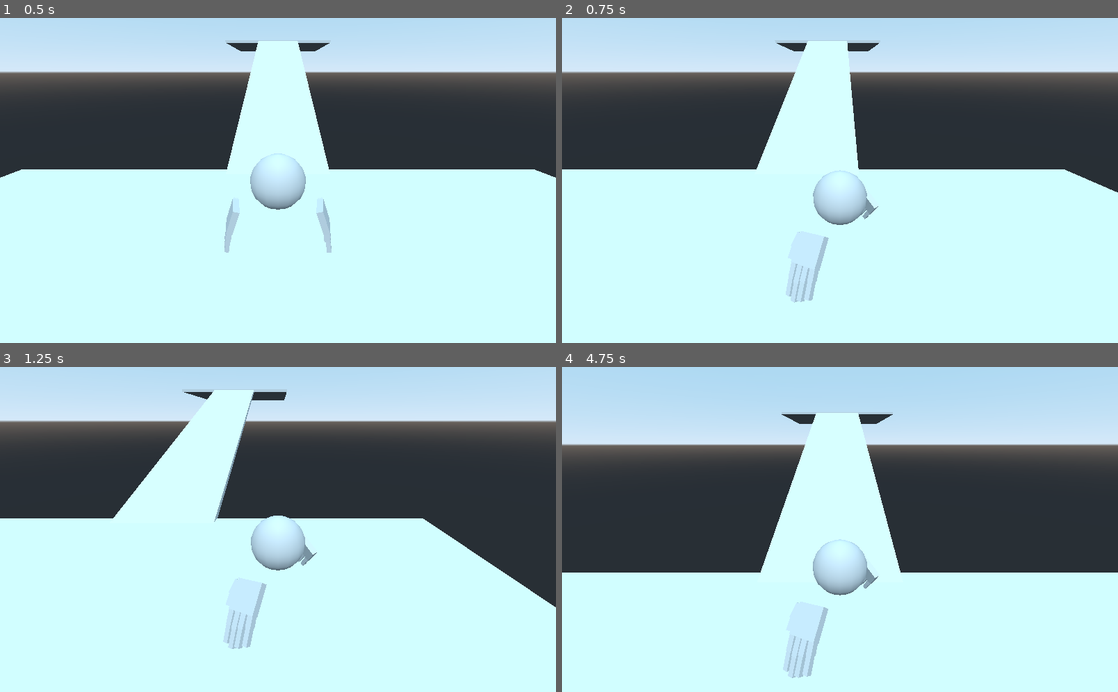
Above: before the commit, frames 1-4 (two rows, left to right).
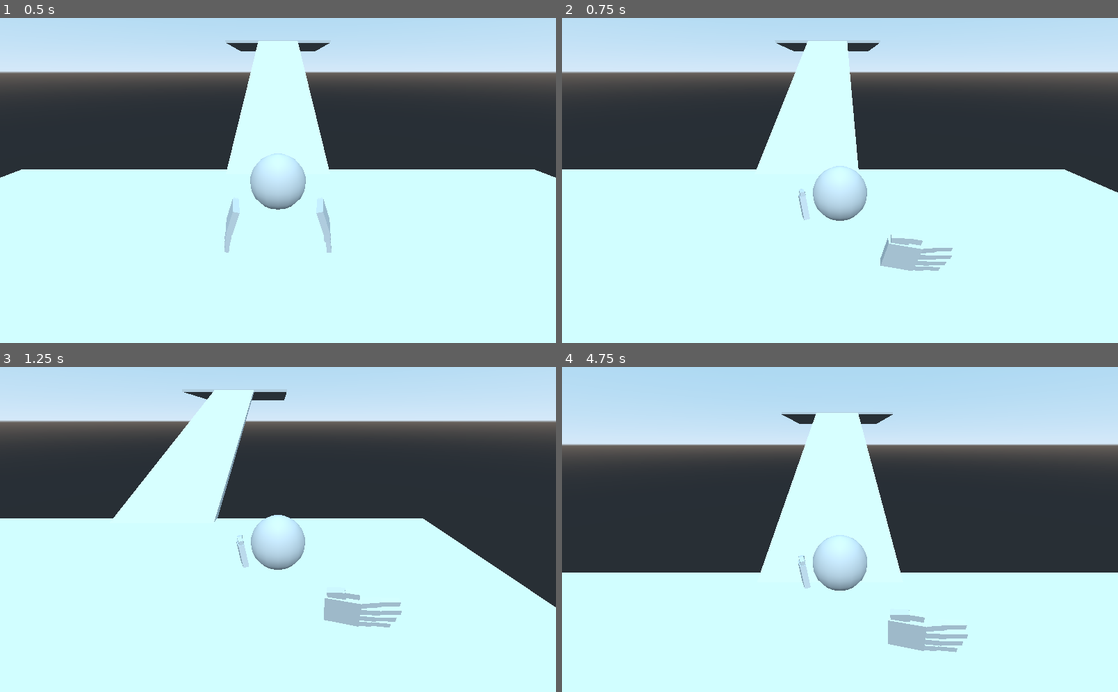
Above: after the commit, the same moments.

Repository: OutOfNet/first-3D-game
Game: Godot game, scene res://scenes/baseplate/Baseplate.tscn
The game is run twice, just before and just after one commit, with the same random seed, the same clock (stepped at 60 frames per second) and the same inputs.
Inputs:
- Up to frame 1 (0.5 s): no input
- Up to frame 2 (0.75 s): hold D (right) from 0.53 s (still down); tap 1 (attack_1, bound only after the commit) at 0.6 s
- Up to frame 3 (1.25 s): keep holding D (right); tap Space (jump) at 0.77 s
- Up to frame 4 (4.75 s): release D (right) at 1.28 s; hold S (down) 1.28-2.03 s; tap Down (camera_down) at 1.35 s; tap Space (jump) at 1.52, 3.02, 3.77, 4.52 s; tap 1 (attack_1, bound only after the commit) at 1.55, 2.3, 3.05, 3.8, 4.35 s; hold D (right) 2.03-2.78 s; tap Left (camera_left) at 2.1 s; hold W (up) 2.78-3.53 s; tap Right (camera_right) at 2.85 s; hold A (left) from 3.53 s (still down); tap Up (camera_up) at 3.6 s

Frame 1 is identical in both runs. In frame 2, 1.8% of the frame differs, in the area x 40-71%, y 45-88%; in frame 3, 1.6%; in frame 4, 2.1%, in the area x 39-73%, y 51-96%.

Commit message:
Added some extra animations (unfinished)

Diff:
--- a/project.godot
+++ b/project.godot
@@ -74,6 +74,12 @@
 , Object(InputEventKey,"resource_local_to_scene":false,"resource_name":"","device":0,"alt":false,"shift":false,"control":false,"meta":false,"command":false,"pressed":false,"scancode":0,"physical_scancode":16777234,"unicode":0,"echo":false,"script":null)
  ]
 }
+attack_1={
+"deadzone": 0.5,
+"events": [ Object(InputEventKey,"resource_local_to_scene":false,"resource_name":"","device":0,"alt":false,"shift":false,"control":false,"meta":false,"command":false,"pressed":false,"scancode":0,"physical_scancode":49,"unicode":0,"echo":false,"script":null)
+, Object(InputEventJoypadButton,"resource_local_to_scene":false,"resource_name":"","device":0,"button_index":7,"pressure":0.0,"pressed":false,"script":null)
+ ]
+}
 
 [physics]
 
--- a/scenes/player/player.tscn
+++ b/scenes/player/player.tscn
@@ -1,6 +1,7 @@
-[gd_scene load_steps=18 format=2]
+[gd_scene load_steps=21 format=2]
 
 [ext_resource path="res://scripts/player/player_management.gd" type="Script" id=1]
+[ext_resource path="res://scripts/player/health_monitor.gd" type="Script" id=2]
 
 [sub_resource type="CapsuleShape" id=13]
 height = 2.40983
@@ -591,7 +592,7 @@
 tracks/0/imported = false
 tracks/0/enabled = true
 tracks/0/keys = {
-"times": PoolRealArray( 0.2 ),
+"times": PoolRealArray( 0 ),
 "transitions": PoolRealArray( 1 ),
 "update": 0,
 "values": [ Vector3( 1.6, -0.9, 0.000195554 ) ]
@@ -603,7 +604,7 @@
 tracks/1/imported = false
 tracks/1/enabled = true
 tracks/1/keys = {
-"times": PoolRealArray( 0.2 ),
+"times": PoolRealArray( 0 ),
 "transitions": PoolRealArray( 1 ),
 "update": 0,
 "values": [ Vector3( -13, 80, 0 ) ]
@@ -615,7 +616,7 @@
 tracks/2/imported = false
 tracks/2/enabled = true
 tracks/2/keys = {
-"times": PoolRealArray( 0.2 ),
+"times": PoolRealArray( 0 ),
 "transitions": PoolRealArray( 1 ),
 "update": 0,
 "values": [ Vector3( -1.6, -0.9, -0.000195554 ) ]
@@ -627,7 +628,7 @@
 tracks/3/imported = false
 tracks/3/enabled = true
 tracks/3/keys = {
-"times": PoolRealArray( 0.2 ),
+"times": PoolRealArray( 0 ),
 "transitions": PoolRealArray( 1 ),
 "update": 0,
 "values": [ Vector3( 13, 100, 180 ) ]
@@ -639,7 +640,7 @@
 tracks/4/imported = false
 tracks/4/enabled = true
 tracks/4/keys = {
-"times": PoolRealArray( 0.2 ),
+"times": PoolRealArray( 0 ),
 "transitions": PoolRealArray( 1 ),
 "update": 0,
 "values": [ Vector3( -0.386679, 0.723332, 0.0739243 ) ]
@@ -651,7 +652,7 @@
 tracks/5/imported = false
 tracks/5/enabled = true
 tracks/5/keys = {
-"times": PoolRealArray( 0.2 ),
+"times": PoolRealArray( 0 ),
 "transitions": PoolRealArray( 1 ),
 "update": 0,
 "values": [ Vector3( 16.6551, -0.27182, 0.673153 ) ]
@@ -663,7 +664,7 @@
 tracks/6/imported = false
 tracks/6/enabled = true
 tracks/6/keys = {
-"times": PoolRealArray( 0.2 ),
+"times": PoolRealArray( 0 ),
 "transitions": PoolRealArray( 1 ),
 "update": 0,
 "values": [ Vector3( -0.387623, 1.19967, 0.201366 ) ]
@@ -675,7 +676,7 @@
 tracks/7/imported = false
 tracks/7/enabled = true
 tracks/7/keys = {
-"times": PoolRealArray( 0.2 ),
+"times": PoolRealArray( 0 ),
 "transitions": PoolRealArray( 1 ),
 "update": 0,
 "values": [ Vector3( 0, 0.487619, 0 ) ]
@@ -1124,10 +1125,34 @@
 "update": 0,
 "values": [ Vector3( 8.99598, -0.267999, -3.122 ) ]
 }
+tracks/45/type = "value"
+tracks/45/path = NodePath("hand2:scale")
+tracks/45/interp = 1
+tracks/45/loop_wrap = true
+tracks/45/imported = false
+tracks/45/enabled = true
+tracks/45/keys = {
+"times": PoolRealArray( 0 ),
+"transitions": PoolRealArray( 1 ),
+"update": 0,
+"values": [ Vector3( -1, -1, -1 ) ]
+}
+tracks/46/type = "value"
+tracks/46/path = NodePath("hand1:scale")
+tracks/46/interp = 1
+tracks/46/loop_wrap = true
+tracks/46/imported = false
+tracks/46/enabled = true
+tracks/46/keys = {
+"times": PoolRealArray( 0 ),
+"transitions": PoolRealArray( 1 ),
+"update": 0,
+"values": [ Vector3( 1, 1, 1 ) ]
+}
 
 [sub_resource type="Animation" id=18]
 resource_name = "idle"
-length = 1.6
+length = 2.0
 loop = true
 tracks/0/type = "value"
 tracks/0/path = NodePath("head:translation")
@@ -1189,10 +1214,110 @@
 "update": 0,
 "values": [ Vector3( -13, 80, 0 ), Vector3( -20, 80, 0 ), Vector3( -13, 80, 0 ) ]
 }
+tracks/5/type = "value"
+tracks/5/path = NodePath("hand1:scale")
+tracks/5/interp = 1
+tracks/5/loop_wrap = true
+tracks/5/imported = false
+tracks/5/enabled = true
+tracks/5/keys = {
+"times": PoolRealArray( 0 ),
+"transitions": PoolRealArray( 1 ),
+"update": 0,
+"values": [ Vector3( 1, 1, 1 ) ]
+}
+tracks/6/type = "value"
+tracks/6/path = NodePath("hand2:scale")
+tracks/6/interp = 1
+tracks/6/loop_wrap = true
+tracks/6/imported = false
+tracks/6/enabled = true
+tracks/6/keys = {
+"times": PoolRealArray( 0 ),
+"transitions": PoolRealArray( 1 ),
+"update": 0,
+"values": [ Vector3( -1, -1, -1 ) ]
+}
+
+[sub_resource type="Animation" id=19]
+resource_name = "slap"
+step = 0.05
+tracks/0/type = "value"
+tracks/0/path = NodePath("head:translation")
+tracks/0/interp = 1
+tracks/0/loop_wrap = true
+tracks/0/imported = false
+tracks/0/enabled = true
+tracks/0/keys = {
+"times": PoolRealArray( 0 ),
+"transitions": PoolRealArray( 0.1 ),
+"update": 0,
+"values": [ Vector3( 0, 0.487619, 0 ) ]
+}
+tracks/1/type = "value"
+tracks/1/path = NodePath("hand1:translation")
+tracks/1/interp = 1
+tracks/1/loop_wrap = true
+tracks/1/imported = false
+tracks/1/enabled = true
+tracks/1/keys = {
+"times": PoolRealArray( 0, 0.7, 0.75 ),
+"transitions": PoolRealArray( 0.1, 7.5, 3.24901 ),
+"update": 0,
+"values": [ Vector3( -1.6, -0.9, -0.000195554 ), Vector3( -1.6, -0.9, -1.52741 ), Vector3( -2.26006, -0.9, 1.68398 ) ]
+}
+tracks/2/type = "value"
+tracks/2/path = NodePath("hand1:rotation_degrees")
+tracks/2/interp = 1
+tracks/2/loop_wrap = true
+tracks/2/imported = false
+tracks/2/enabled = true
+tracks/2/keys = {
+"times": PoolRealArray( 0, 0.7, 0.75 ),
+"transitions": PoolRealArray( 0.1, 7.5, 3.24901 ),
+"update": 0,
+"values": [ Vector3( 13, 100, -180 ), Vector3( -6.8761, 107.939, -103.817 ), Vector3( 43.1062, 132.987, 167.294 ) ]
+}
+tracks/3/type = "value"
+tracks/3/path = NodePath("hand2:translation")
+tracks/3/interp = 1
+tracks/3/loop_wrap = true
+tracks/3/imported = false
+tracks/3/enabled = true
+tracks/3/keys = {
+"times": PoolRealArray( 0, 0.7, 0.75 ),
+"transitions": PoolRealArray( 0.1, 7.5, 1 ),
+"update": 0,
+"values": [ Vector3( 1.6, -0.9, 0.000195554 ), Vector3( 1.86442, -0.453504, 2.35727 ), Vector3( 1.86442, -0.453504, -4.29289 ) ]
+}
+tracks/4/type = "value"
+tracks/4/path = NodePath("hand2:rotation_degrees")
+tracks/4/interp = 1
+tracks/4/loop_wrap = true
+tracks/4/imported = false
+tracks/4/enabled = true
+tracks/4/keys = {
+"times": PoolRealArray( 0, 0.7, 0.75 ),
+"transitions": PoolRealArray( 0.1, 7.5, 1 ),
+"update": 0,
+"values": [ Vector3( -13, 80, 0 ), Vector3( 9.65065, -16.8874, 92.6437 ), Vector3( 9.65065, 97.7476, 92.6437 ) ]
+}
+tracks/5/type = "value"
+tracks/5/path = NodePath("hand2:scale")
+tracks/5/interp = 1
+tracks/5/loop_wrap = true
+tracks/5/imported = false
+tracks/5/enabled = true
+tracks/5/keys = {
+"times": PoolRealArray( 0, 0.7, 0.75 ),
+"transitions": PoolRealArray( 1, 7.5, 1 ),
+"update": 0,
+"values": [ Vector3( -1, -1, -1 ), Vector3( -1, -1, -1 ), Vector3( -1.5, -1.5, -1.5 ) ]
+}
 
 [sub_resource type="Animation" id=16]
 resource_name = "walk"
-length = 0.8
+length = 1.8
 loop = true
 tracks/0/type = "value"
 tracks/0/path = NodePath("hand2:translation")
@@ -1201,10 +1326,10 @@
 tracks/0/imported = false
 tracks/0/enabled = true
 tracks/0/keys = {
-"times": PoolRealArray( 0, 0.3, 0.8 ),
+"times": PoolRealArray( 0, 0.9, 1.8 ),
 "transitions": PoolRealArray( 2.5, 0.5, 1.5 ),
 "update": 0,
-"values": [ Vector3( 1.209, -0.5, -1.415 ), Vector3( 1.20871, -0.9, -1.41535 ), Vector3( 1.209, -0.5, -1.415 ) ]
+"values": [ Vector3( 1.209, -0.6, -1.415 ), Vector3( 1.209, -0.8, -1.415 ), Vector3( 1.209, -0.6, -1.415 ) ]
 }
 tracks/1/type = "value"
 tracks/1/path = NodePath("hand2:rotation_degrees")
@@ -1213,7 +1338,7 @@
 tracks/1/imported = false
 tracks/1/enabled = true
 tracks/1/keys = {
-"times": PoolRealArray( 0.3 ),
+"times": PoolRealArray( 0.9 ),
 "transitions": PoolRealArray( 0.5 ),
 "update": 0,
 "values": [ Vector3( -19.8154, 119.874, 39.6274 ) ]
@@ -1225,10 +1350,10 @@
 tracks/2/imported = false
 tracks/2/enabled = true
 tracks/2/keys = {
-"times": PoolRealArray( 0, 0.3, 0.8 ),
+"times": PoolRealArray( 0, 0.9, 1.8 ),
 "transitions": PoolRealArray( 2.5, 0.5, 1.5 ),
 "update": 0,
-"values": [ Vector3( -0.961, -0.5, 1.761 ), Vector3( -0.960783, -0.792865, 1.76132 ), Vector3( -0.961, -0.5, 1.761 ) ]
+"values": [ Vector3( -0.961, -0.6, 1.761 ), Vector3( -0.961, -0.8, 1.761 ), Vector3( -0.961, -0.6, 1.761 ) ]
 }
 tracks/3/type = "value"
 tracks/3/path = NodePath("hand1:rotation_degrees")
@@ -1237,7 +1362,7 @@
 tracks/3/imported = false
 tracks/3/enabled = true
 tracks/3/keys = {
-"times": PoolRealArray( 0.3 ),
+"times": PoolRealArray( 0.9 ),
 "transitions": PoolRealArray( 0.5 ),
 "update": 0,
 "values": [ Vector3( 43.4236, 134.924, 163.492 ) ]
@@ -1249,7 +1374,7 @@
 tracks/4/imported = false
 tracks/4/enabled = true
 tracks/4/keys = {
-"times": PoolRealArray( 0.3 ),
+"times": PoolRealArray( 0.9 ),
 "transitions": PoolRealArray( 0.5 ),
 "update": 0,
 "values": [ Vector3( -0.386679, 0.723332, 0.0739243 ) ]
@@ -1261,7 +1386,7 @@
 tracks/5/imported = false
 tracks/5/enabled = true
 tracks/5/keys = {
-"times": PoolRealArray( 0.3 ),
+"times": PoolRealArray( 0.9 ),
 "transitions": PoolRealArray( 0.5 ),
 "update": 0,
 "values": [ Vector3( 16.6551, -0.27182, 0.673153 ) ]
@@ -1273,7 +1398,7 @@
 tracks/6/imported = false
 tracks/6/enabled = true
 tracks/6/keys = {
-"times": PoolRealArray( 0.3 ),
+"times": PoolRealArray( 0.9 ),
 "transitions": PoolRealArray( 0.5 ),
 "update": 0,
 "values": [ Vector3( -0.387623, 1.19967, 0.201366 ) ]
@@ -1285,11 +1410,38 @@
 tracks/7/imported = false
 tracks/7/enabled = true
 tracks/7/keys = {
-"times": PoolRealArray( 0, 0.3, 0.8 ),
-"transitions": PoolRealArray( 2.5, 0.5, 1.5 ),
-"update": 0,
-"values": [ Vector3( 0, 0.487619, 0 ), Vector3( 0, 0, 0 ), Vector3( 0, 0.487619, 0 ) ]
-}
+"times": PoolRealArray( 0, 0.9, 1.8 ),
+"transitions": PoolRealArray( 2.5, 0.5, 1 ),
+"update": 0,
+"values": [ Vector3( 0, 0.3, 0 ), Vector3( 0, 0, 0 ), Vector3( 0, 0.3, 0 ) ]
+}
+tracks/8/type = "value"
+tracks/8/path = NodePath("hand2:scale")
+tracks/8/interp = 1
+tracks/8/loop_wrap = true
+tracks/8/imported = false
+tracks/8/enabled = true
+tracks/8/keys = {
+"times": PoolRealArray( 0 ),
+"transitions": PoolRealArray( 1 ),
+"update": 0,
+"values": [ Vector3( -1, -1, -1 ) ]
+}
+tracks/9/type = "value"
+tracks/9/path = NodePath("hand1:scale")
+tracks/9/interp = 1
+tracks/9/loop_wrap = true
+tracks/9/imported = false
+tracks/9/enabled = true
+tracks/9/keys = {
+"times": PoolRealArray( 0 ),
+"transitions": PoolRealArray( 1 ),
+"update": 0,
+"values": [ Vector3( 1, 1, 1 ) ]
+}
+
+[sub_resource type="BitmapFont" id=20]
+resource_name = "HomeVideo-BLG6G.ttf"
 
 [node name="Player" type="Spatial"]
 
@@ -1297,7 +1449,7 @@
 script = ExtResource( 1 )
 
 [node name="CollisionShape" type="CollisionShape" parent="KinematicBody"]
-transform = Transform( 1, 0, 0, 0, -4.37114e-08, 1, 0, -1, -4.37114e-08, 0, -1.20749, 0 )
+transform = Transform( 0.999747, -0.0224779, -9.82543e-10, 0, -4.37114e-08, 1, -0.0224779, -0.999747, -4.37004e-08, 0, -1.20749, 0 )
 shape = SubResource( 13 )
 
 [node name="head" type="MeshInstance" parent="KinematicBody"]
@@ -1306,7 +1458,7 @@
 mesh = SubResource( 2 )
 
 [node name="hand1" type="Spatial" parent="KinematicBody"]
-transform = Transform( 0.173648, -0.221534, 0.959567, -8.51822e-08, -0.97437, -0.224951, 0.984808, 0.0390623, -0.169198, -1.6, -0.9, -0.000195554 )
+transform = Transform( 0.173648, -0.221534, 0.959567, -8.51821e-08, -0.97437, -0.224951, 0.984808, 0.0390623, -0.169198, -1.6, -0.9, -0.000195554 )
 
 [node name="hitbox" type="Area" parent="KinematicBody/hand1"]
 transform = Transform( 1, 0, 0, 0, 1, 1.30385e-08, 0, -1.30385e-08, 1, 0, 0, 0 )
@@ -1323,7 +1475,7 @@
 [node name="finger1" type="Spatial" parent="KinematicBody/hand1/fingers"]
 
 [node name="MeshInstance" type="MeshInstance" parent="KinematicBody/hand1/fingers/finger1"]
-transform = Transform( -4.21692e-08, -0.186181, 0.982515, -8.13823e-09, 0.982515, 0.186181, -1, -1.44822e-10, -4.29471e-08, -0.60447, -0.190778, 0.0261766 )
+transform = Transform( -4.21692e-08, -0.186181, 0.982515, -8.13823e-09, 0.982515, 0.186181, -1, -1.4482e-10, -4.29471e-08, -0.60447, -0.190778, 0.0261766 )
 mesh = SubResource( 4 )
 
 [node name="MeshInstance2" type="MeshInstance" parent="KinematicBody/hand1/fingers/finger1"]
@@ -1331,19 +1483,21 @@
 mesh = SubResource( 5 )
 
 [node name="finger2" type="Spatial" parent="KinematicBody/hand1/fingers"]
+transform = Transform( 0.999999, 0, 0, 0, 1, 0, 0, 0, 1, 0, 0, 0 )
 
 [node name="MeshInstance" type="MeshInstance" parent="KinematicBody/hand1/fingers/finger2"]
-transform = Transform( 0.999477, -0.0320014, -0.0043519, 0.0306704, 0.982726, -0.182504, 0.0101171, 0.182275, 0.983195, -0.392817, 0.66979, 0.0258397 )
+transform = Transform( 0.999477, -0.0320013, -0.00435189, 0.0306703, 0.982726, -0.182503, 0.0101171, 0.182274, 0.983195, -0.392817, 0.66979, 0.0258397 )
 mesh = SubResource( 6 )
 
 [node name="MeshInstance2" type="MeshInstance" parent="KinematicBody/hand1/fingers/finger2"]
-transform = Transform( 0.999477, -0.032187, -0.00265087, 0.0306704, 0.971681, -0.234296, 0.0101171, 0.234093, 0.972161, -0.413959, 1.19743, 0.138076 )
+transform = Transform( 0.999478, -0.032187, -0.00265088, 0.0306704, 0.971681, -0.234297, 0.0101171, 0.234094, 0.972161, -0.413959, 1.19743, 0.138076 )
 mesh = SubResource( 7 )
 
 [node name="finger3" type="Spatial" parent="KinematicBody/hand1/fingers"]
+transform = Transform( 1, -3.72529e-09, 1.49012e-08, -3.72529e-09, 1, 7.45058e-09, 1.49012e-08, -2.468e-08, 1, 0, 0, 0 )
 
 [node name="MeshInstance" type="MeshInstance" parent="KinematicBody/hand1/fingers/finger3"]
-transform = Transform( 0.999666, -0.0255282, -0.00395128, 0.0246767, 0.98895, -0.146181, 0.00763936, 0.146035, 0.98925, -0.130176, 0.753027, 0.0406142 )
+transform = Transform( 0.999666, -0.0255281, -0.00395129, 0.0246767, 0.98895, -0.146181, 0.00763936, 0.146035, 0.98925, -0.130176, 0.753027, 0.0406142 )
 mesh = SubResource( 6 )
 
 [node name="MeshInstance2" type="MeshInstance" parent="KinematicBody/hand1/fingers/finger3"]
@@ -1351,16 +1505,18 @@
 mesh = SubResource( 8 )
 
 [node name="finger4" type="Spatial" parent="KinematicBody/hand1/fingers"]
+transform = Transform( 1, 0, 0, -3.72529e-09, 1, 6.98492e-09, 1.49012e-08, -1.02445e-08, 1, 0, 0, 0 )
 
 [node name="MeshInstance" type="MeshInstance" parent="KinematicBody/hand1/fingers/finger4"]
-transform = Transform( 0.999789, -0.0202106, -0.00344978, 0.0196747, 0.993064, -0.115908, 0.00576843, 0.115816, 0.993254, 0.132308, 0.656493, 0.00880003 )
+transform = Transform( 0.999789, -0.0202105, -0.00344979, 0.0196747, 0.993064, -0.115908, 0.00576843, 0.115816, 0.993254, 0.132308, 0.656493, 0.00880003 )
 mesh = SubResource( 6 )
 
 [node name="MeshInstance2" type="MeshInstance" parent="KinematicBody/hand1/fingers/finger4"]
-transform = Transform( 0.999562, -0.0293882, -0.00322843, 0.0281481, 0.979366, -0.20012, 0.00904298, 0.199941, 0.979766, 0.118302, 1.18572, 0.0918658 )
+transform = Transform( 0.999562, -0.0293882, -0.00322843, 0.028148, 0.979366, -0.20012, 0.00904299, 0.199942, 0.979766, 0.118302, 1.18572, 0.0918658 )
 mesh = SubResource( 9 )
 
 [node name="finger5" type="Spatial" parent="KinematicBody/hand1/fingers"]
+transform = Transform( 1, 0, 0, -3.72529e-09, 1, 6.98492e-09, 1.49012e-08, -1.02445e-08, 1, 0, 0, 0 )
 
 [node name="MeshInstance" type="MeshInstance" parent="KinematicBody/hand1/fingers/finger5"]
 transform = Transform( 0.999999, 2.80863e-08, 1.06404e-08, -2.6077e-08, 0.987699, -0.156365, -1.49012e-08, 0.156365, 0.987699, 0.392965, 0.631106, 0.0198873 )
@@ -1371,7 +1527,7 @@
 mesh = SubResource( 10 )
 
 [node name="hand2" type="Spatial" parent="KinematicBody"]
-transform = Transform( -0.173648, 0.221534, -0.959567, 0, -0.97437, -0.224951, 0.984808, 0.0390623, -0.169197, 1.6, -0.9, 0.000195554 )
+transform = Transform( -0.173648, 0.221534, -0.959567, 0, -0.97437, -0.224951, 0.984808, 0.0390623, -0.169198, 1.6, -0.9, 0.000195554 )
 
 [node name="hitbox" type="Area" parent="KinematicBody/hand2"]
 transform = Transform( 0.99638, -0.0849995, 0, 0.0849995, 0.996381, 0, 0, 0, -0.999999, 0.0419094, -0.0534662, 0.231587 )
@@ -1390,7 +1546,7 @@
 [node name="finger1" type="Spatial" parent="KinematicBody/hand2/fingers"]
 
 [node name="MeshInstance" type="MeshInstance" parent="KinematicBody/hand2/fingers/finger1"]
-transform = Transform( -4.21692e-08, -0.186181, 0.982515, -8.13823e-09, 0.982515, 0.186181, -1, -1.44822e-10, -4.29471e-08, -0.60447, -0.190778, 0.0261766 )
+transform = Transform( -4.21692e-08, -0.186181, 0.982515, -8.13823e-09, 0.982515, 0.186181, -1, -1.4482e-10, -4.29471e-08, -0.60447, -0.190778, 0.0261766 )
 mesh = SubResource( 4 )
 
 [node name="MeshInstance2" type="MeshInstance" parent="KinematicBody/hand2/fingers/finger1"]
@@ -1405,33 +1561,33 @@
 mesh = SubResource( 6 )
 
 [node name="MeshInstance2" type="MeshInstance" parent="KinematicBody/hand2/fingers/finger2"]
-transform = Transform( 0.99954, 0.0268712, -0.0136919, -0.0293325, 0.971722, -0.234293, 0.007009, 0.234588, 0.972067, -0.387623, 1.19967, 0.201366 )
+transform = Transform( 0.99954, 0.0268712, -0.0136919, -0.0293325, 0.971722, -0.234293, 0.00700898, 0.234589, 0.972067, -0.387623, 1.19967, 0.201366 )
 mesh = SubResource( 7 )
 
 [node name="finger3" type="Spatial" parent="KinematicBody/hand2/fingers"]
 
 [node name="MeshInstance" type="MeshInstance" parent="KinematicBody/hand2/fingers/finger3"]
-transform = Transform( 0.999907, -0.0128184, -0.00466176, 0.0119994, 0.989186, -0.146186, 0.00648521, 0.146117, 0.989247, -0.130079, 0.73168, 0.0362476 )
+transform = Transform( 0.999907, -0.0128184, -0.00466175, 0.0119994, 0.989186, -0.146186, 0.0064852, 0.146117, 0.989247, -0.130079, 0.73168, 0.0362476 )
 mesh = SubResource( 6 )
 
 [node name="MeshInstance2" type="MeshInstance" parent="KinematicBody/hand2/fingers/finger3"]
-transform = Transform( 0.999956, 0.00472308, -0.00790456, -0.00639166, 0.973965, -0.226617, 0.00662841, 0.226658, 0.973952, -0.132937, 1.25463, 0.133801 )
+transform = Transform( 0.999956, 0.00472307, -0.00790455, -0.00639165, 0.973965, -0.226617, 0.0066284, 0.226659, 0.973952, -0.132937, 1.25463, 0.133801 )
 mesh = SubResource( 8 )
 
 [node name="finger4" type="Spatial" parent="KinematicBody/hand2/fingers"]
 
 [node name="MeshInstance" type="MeshInstance" parent="KinematicBody/hand2/fingers/finger4"]
-transform = Transform( 0.999987, 0.00405657, -0.00247903, -0.00431657, 0.99325, -0.115908, 0.00199211, 0.115917, 0.993257, 0.134071, 0.654245, 0.0185407 )
+transform = Transform( 0.999987, 0.00405657, -0.00247903, -0.00431658, 0.99325, -0.115908, 0.00199211, 0.115917, 0.993257, 0.134071, 0.654245, 0.0185407 )
 mesh = SubResource( 6 )
 
 [node name="MeshInstance2" type="MeshInstance" parent="KinematicBody/hand2/fingers/finger4"]
-transform = Transform( 0.999938, 0.00880929, -0.00660064, -0.00995215, 0.979721, -0.200121, 0.00470385, 0.200174, 0.97975, 0.136754, 1.17039, 0.101407 )
+transform = Transform( 0.999938, 0.00880929, -0.00660063, -0.00995215, 0.979721, -0.200121, 0.00470384, 0.200174, 0.97975, 0.136754, 1.17039, 0.101407 )
 mesh = SubResource( 9 )
 
 [node name="finger5" type="Spatial" parent="KinematicBody/hand2/fingers"]
 
 [node name="MeshInstance" type="MeshInstance" parent="KinematicBody/hand2/fingers/finger5"]
-transform = Transform( 0.999802, 0.0198518, 0.000275825, -0.0195645, 0.987506, -0.156365, -0.00337651, 0.156329, 0.987699, 0.392721, 0.631417, 0.0185436 )
+transform = Transform( 0.999802, 0.0198519, 0.000275825, -0.0195645, 0.987506, -0.156365, -0.00337651, 0.156329, 0.987699, 0.392721, 0.631417, 0.0185436 )
 mesh = SubResource( 11 )
 
 [node name="MeshInstance2" type="MeshInstance" parent="KinematicBody/hand2/fingers/finger5"]
@@ -1450,5 +1606,13 @@
 "anims/Default Animation Template" = SubResource( 17 )
 anims/RESET = SubResource( 14 )
 anims/idle = SubResource( 18 )
+anims/slap = SubResource( 19 )
 anims/walk = SubResource( 16 )
-blend_times = [ "walk", "Default Animation Template", 0.3, "walk", "RESET", 0.3, "walk", "idle", 0.1, "walk", "walk", 0.1, "walk", "walk_start", 0.3 ]
+blend_times = [ "Default Animation Template", "idle", 0.2, "Default Animation Template", "walk", 0.2, "slap", "idle", 0.1, "slap", "slap", 0.1, "slap", "walk", 0.1, "walk", "Default Animation Template", 0.3, "walk", "RESET", 0.3, "walk", "idle", 0.1, "walk", "walk", 0.1 ]
+
+[node name="Label3D" type="Label3D" parent="KinematicBody"]
+transform = Transform( 1, 0, 0, 0, 1, 0, 0, 0, 1, 0, 3, 0 )
+pixel_size = 0.05
+billboard = 1
+font = SubResource( 20 )
+script = ExtResource( 2 )
--- /dev/null
+++ b/scripts/player/health_monitor.gd
@@ -0,0 +1,11 @@
+extends Label3D
+
+var player
+
+# Called when the node enters the scene tree for the first time.
+func _ready():
+	player = get_parent()
+
+
+func _process(_delta):
+	text = str("Max Health : ", player.MAX_HEALTH, " | Health : ", player.health)
--- a/scripts/player/player_management.gd
+++ b/scripts/player/player_management.gd
@@ -4,7 +4,6 @@
 const MAX_HEALTH = 150
 const CAMERA_NEUTRAL_ROTATION = -0.35
 const INT_MAX = 2147483647
-const movement_input = ["up", "down", "left", "right"]
 
 export var speed = 15.0
 
@@ -12,7 +11,21 @@
 var velocity = Vector3.ZERO
 var health = MAX_HEALTH
 var is_rotating = false
+var is_attacking = false
 var camera
+var cooldowns_left = {
+	"attack_1": 2.0,
+	"attack_2": 4.0,
+	"attack_3": 6.0,
+	"attack_4": 10.0
+}
+
+var attack_cooldowns = {
+	"attack_1": false,
+	"attack_2": false,
+	"attack_3": false,
+	"attack_4": false
+}
 
 var camera_angles = [0, 0.785398, 1.570796, 2.356194, 3.141592, -3.141593, -2.356195, -1.570797, -0.785399, -0.000001]
 
@@ -73,11 +86,13 @@
 	if direction:
 		velocity.x = move_toward(0, direction.x, .95) * speed
 		velocity.z = move_toward(0, direction.z, .95) * speed
-		get_node("AnimationPlayer").play("walk")
+		if is_attacking == false:
+			get_node("AnimationPlayer").play("walk")
 	elif direction == Vector3.ZERO && range(-0.01, 0.01).has(velocity.x) == false && range(-0.01, 0.01).has(velocity.x) == false:
 		velocity.x -= velocity.x / 4
 		velocity.z -= velocity.z / 4
-		get_node("AnimationPlayer").play("idle")
+		if is_attacking == false:
+			get_node("AnimationPlayer").play("idle")
 	elif direction == Vector3.ZERO:
 		velocity.x = 0
 		velocity.z = 0
@@ -127,3 +142,16 @@
 			yield(get_tree().create_timer(0.0125), "timeout")
 		camera.rotation.x = target_rotation.y
 		is_rotating = false
+
+	if Input.is_action_just_pressed("attack_1") && is_attacking == false && attack_cooldowns.attack_1 == false:
+		is_attacking = true
+		get_node("AnimationPlayer").play("slap")
+		attack_cooldowns.attack_1 = true
+		yield(get_tree().create_timer(1), "timeout")
+		is_attacking = false
+		for _i in range(0, 20):
+			yield(get_tree().create_timer(0.1), "timeout")
+			print("Attack 1 cooldown : ", cooldowns_left.attack_1)
+			cooldowns_left.attack_1 -= 0.1
+		cooldowns_left.attack_1 = 2
+		attack_cooldowns.attack_1 = false
Binary file added: assets/fonts/HomeVideo-BLG6G.ttf
Binary file added: assets/fonts/HomeVideoBold-R90Dv.ttf
